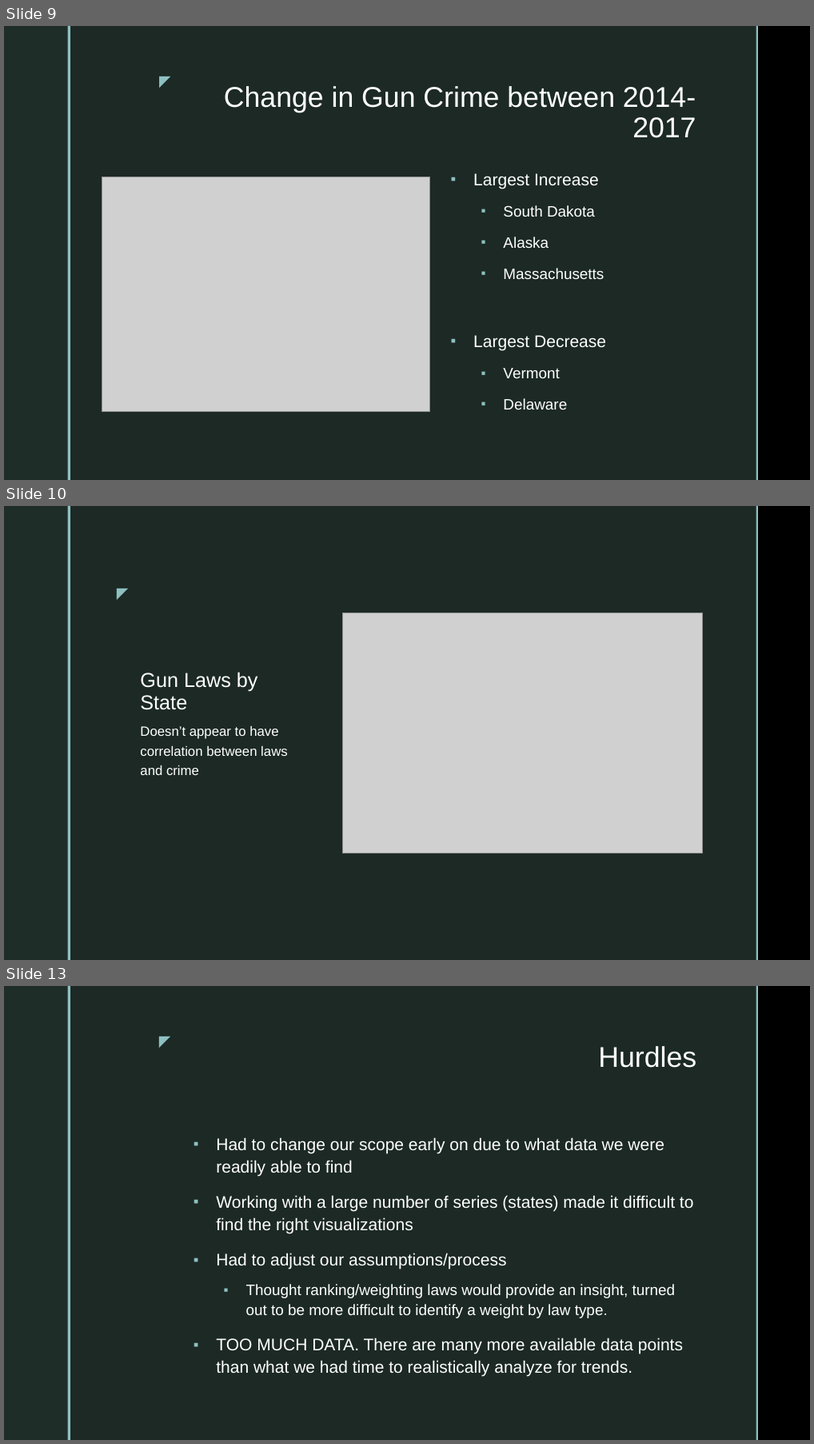
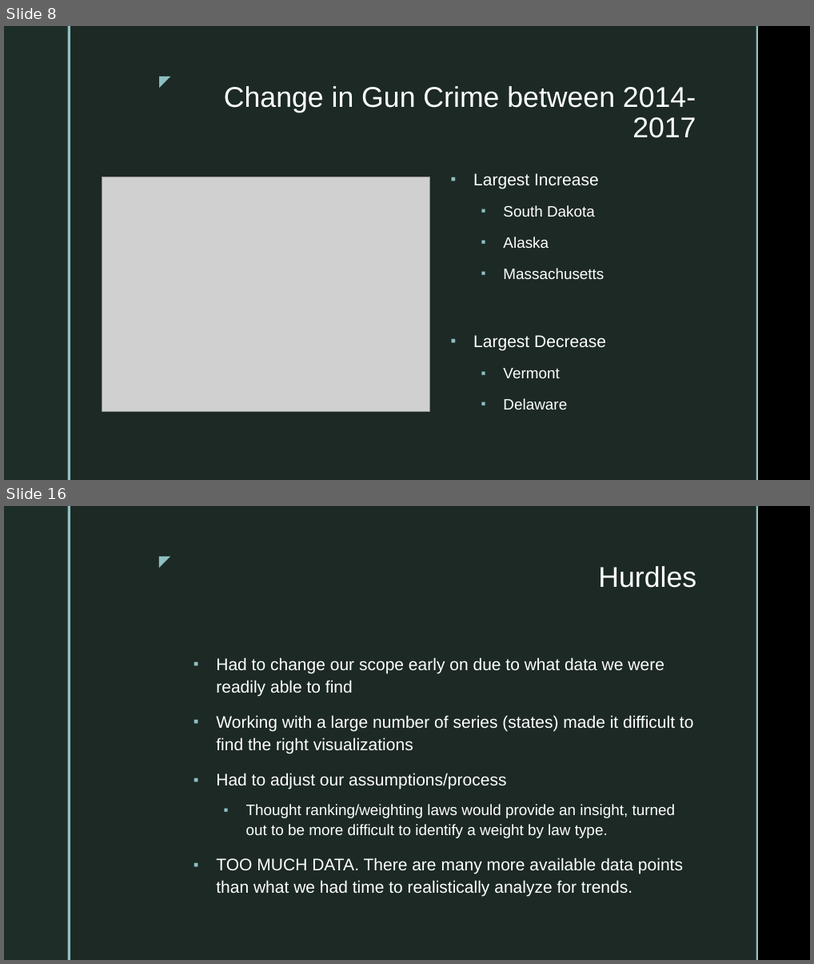
Before and after one commit to Vallito/Project_1, a slide deck: Affects of Gun Laws on Gun Crime.pptm. Shown one above the other, each under a label of ours: slides 9, 10 and 13 before the commit, slides 8 and 16 after it; the slides between them are not shown. The pictures are 814x1444 and 814x964 pixels, drawn with LibreOffice and Linux fonts; fonts in the diff are those of the drawing; grey boxes stand for pictures; background and template pictures are left out. Boxes give left, top, right and bottom in pixels: in the first picture for what was removed or moved away, otherwise in the second. Text is boxed around its words. In the diff, an @@ line names an element or a change of style, - is before the commit and + after.

```diff
--- a/Affects of Gun Laws on Gun Crime.pptm
+++ b/Affects of Gun Laws on Gun Crime.pptm
@@ slide 10 removed at [4, 506, 810, 960], background picture (left out); not listed: 4 template elements that a slide beside it also shows @@
@@ text removed at [107, 580, 134, 604] @@
-◤
@@ picture removed at [342, 612, 703, 852] @@
@@ title removed at [140, 672, 258, 710] @@
-Gun Laws by State
@@ text removed at [140, 726, 288, 775] @@
-Doesn’t appear to have correlation between laws and crime
@@ what was slide 9 is now slide 8 @@
@@ what was slide 13 is now slide 16 @@
```
Also in this commit, not shown: 4 slides changed, 6 slides added, 1 other slide removed.
